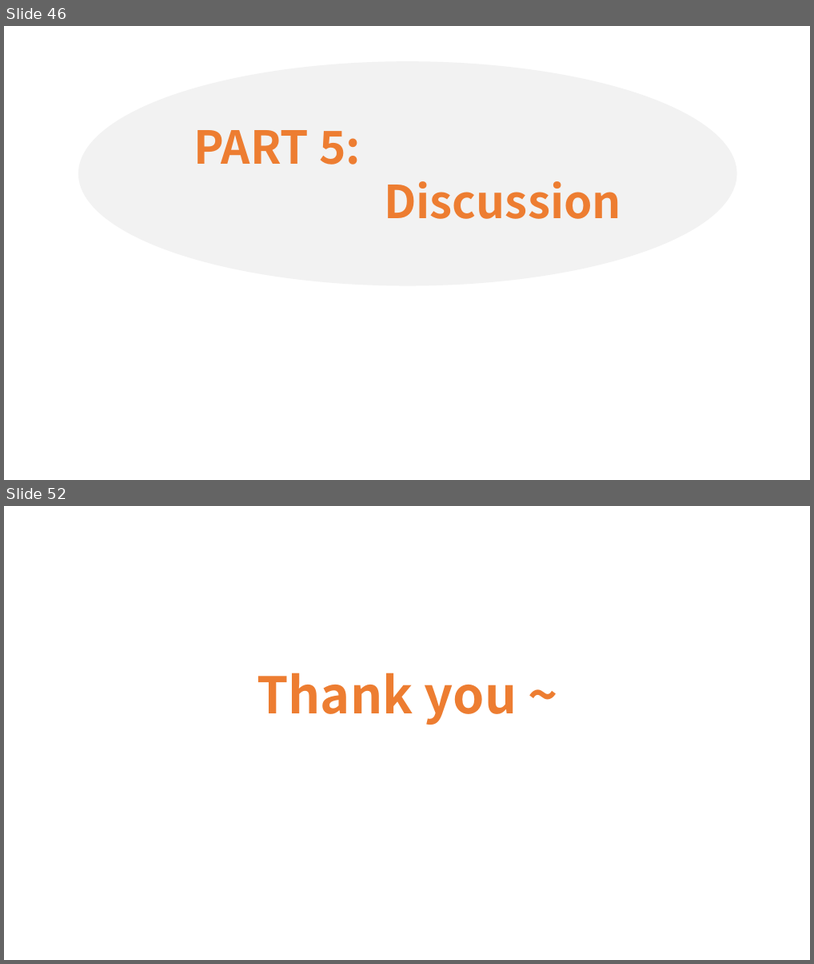
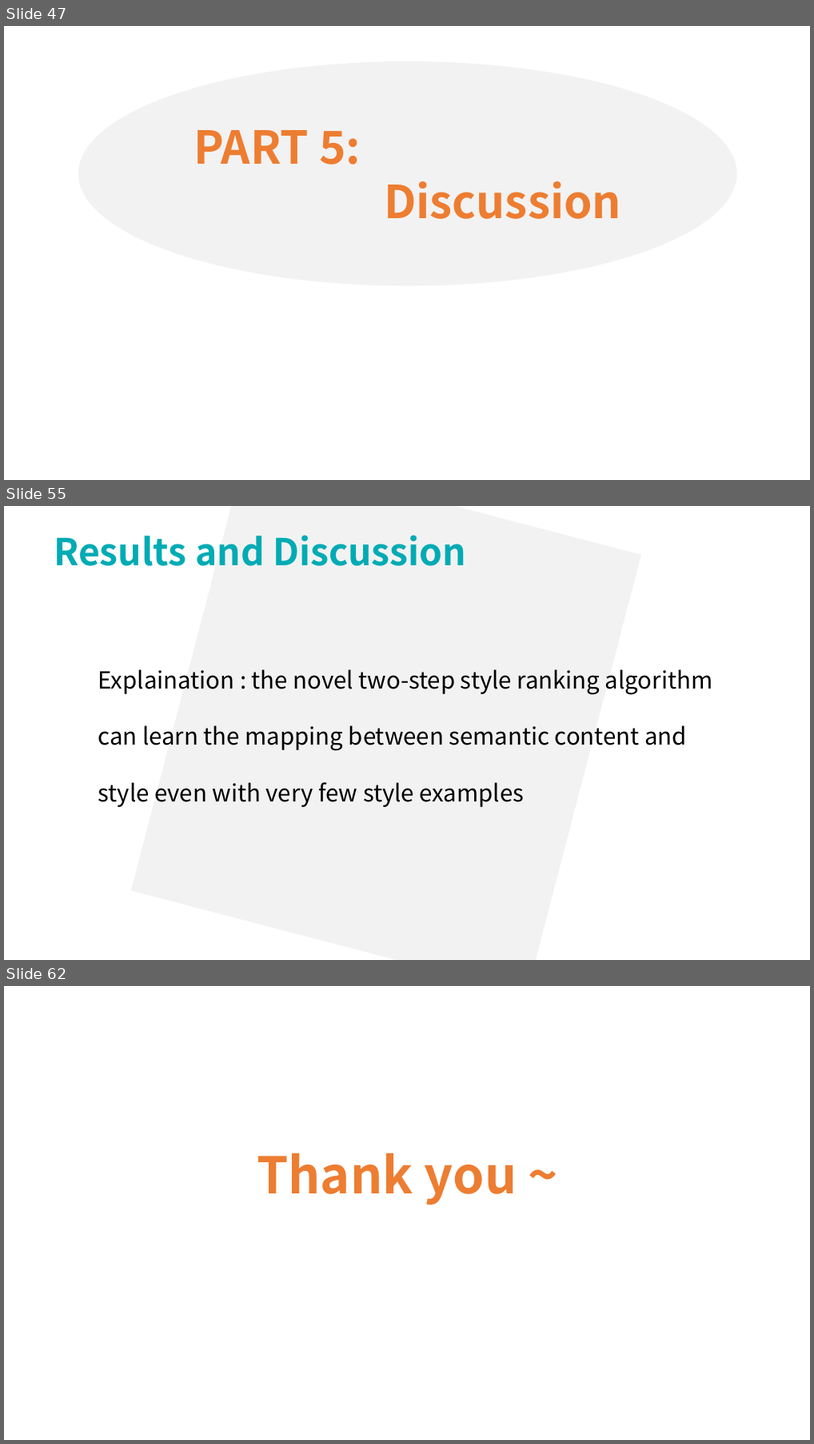
Before and after one commit to lsyoath/sheepy, a slide deck: ComputerVision.pptx. Shown one above the other, each under a label of ours: slides 46 and 52 before the commit, slides 47, 55 and 62 after it; the slides between them are not shown. The pictures are 814x964 and 814x1444 pixels, drawn with LibreOffice and Linux fonts; fonts in the diff are those of the drawing. Boxes give left, top, right and bottom in pixels: in the first picture for what was removed or moved away, otherwise in the second. Text is boxed around its words. In the diff, an @@ line names an element or a change of style, - is before the commit and + after.

```diff
--- a/ComputerVision.pptx
+++ b/ComputerVision.pptx
@@ slide 55 added at bbox=[4, 506, 810, 960], background #FFFFFF @@
@@ rectangle added at bbox=[131, 506, 642, 960], fill #F2F2F2 @@
@@ text added at bbox=[54, 535, 466, 566], 44 pt, text #00ABB4, bold @@
+Results and Discussion
@@ text added at bbox=[98, 669, 713, 807], 28 pt, text #000000 @@
+  Explaination : the novel two-step style ranking algorithm can learn the mapping between semantic content and style even with very few style examples
@@ what was slide 46 is now slide 47 @@
@@ what was slide 52 is now slide 62 @@
```
Also in this commit, not shown: 3 slides changed, 12 other slides added, 3 slides removed.
